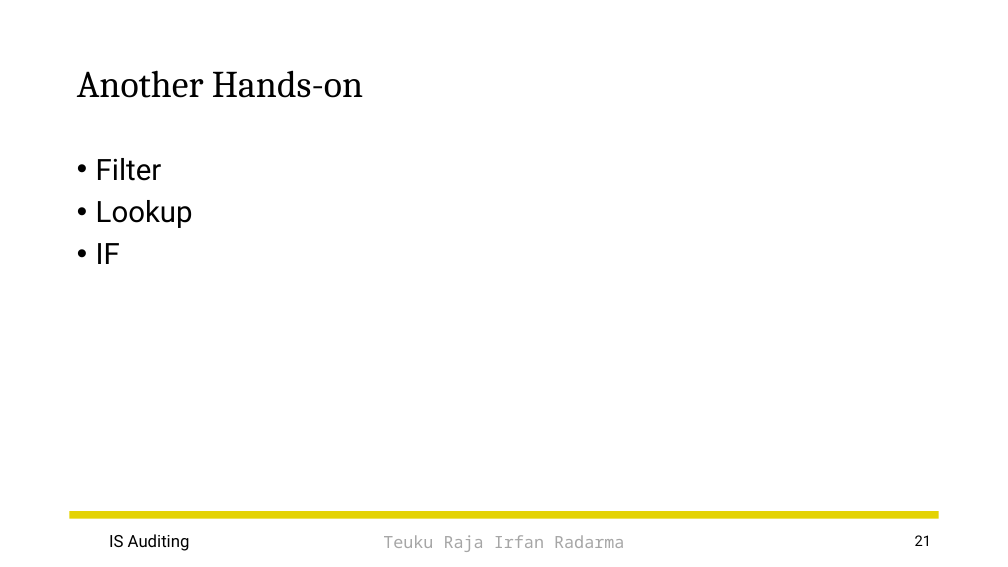
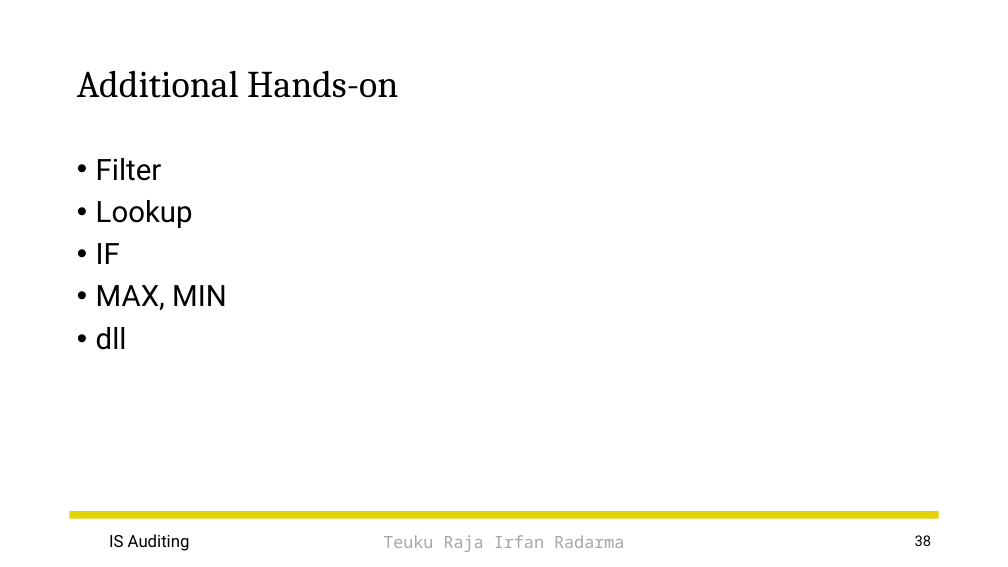
Before and after one commit to irfanradarma/Audit-SI, a slide deck: slide 38 of Slides/09 - Basic Data Analysis.pptx (slide 21 before the commit). Drawn at 1008x567 pixels with LibreOffice and Linux fonts; fonts in the diff are those of the drawing; background and template pictures are left out. Boxes give left, top, right and bottom in pixels: in the first picture for what was removed or moved away, otherwise in the second. Text is boxed around its words. In the diff, an @@ line names an element or a change of style, - is before the commit and + after.

```diff
--- a/Slides/09 - Basic Data Analysis.pptx
+++ b/Slides/09 - Basic Data Analysis.pptx
@@ title at box(77, 70, 398, 98): text changed @@
-Another Hands-on
+Additional Hands-on
@@ text at box(96, 285, 227, 350): paragraphs added @@
+• MAX, MIN
+• dll
@@ page number at box(915, 535, 932, 546): text changed @@
-21
+38
```
Also in this commit, not shown: 4 other slides changed, 4 slides added, 3 other files.
